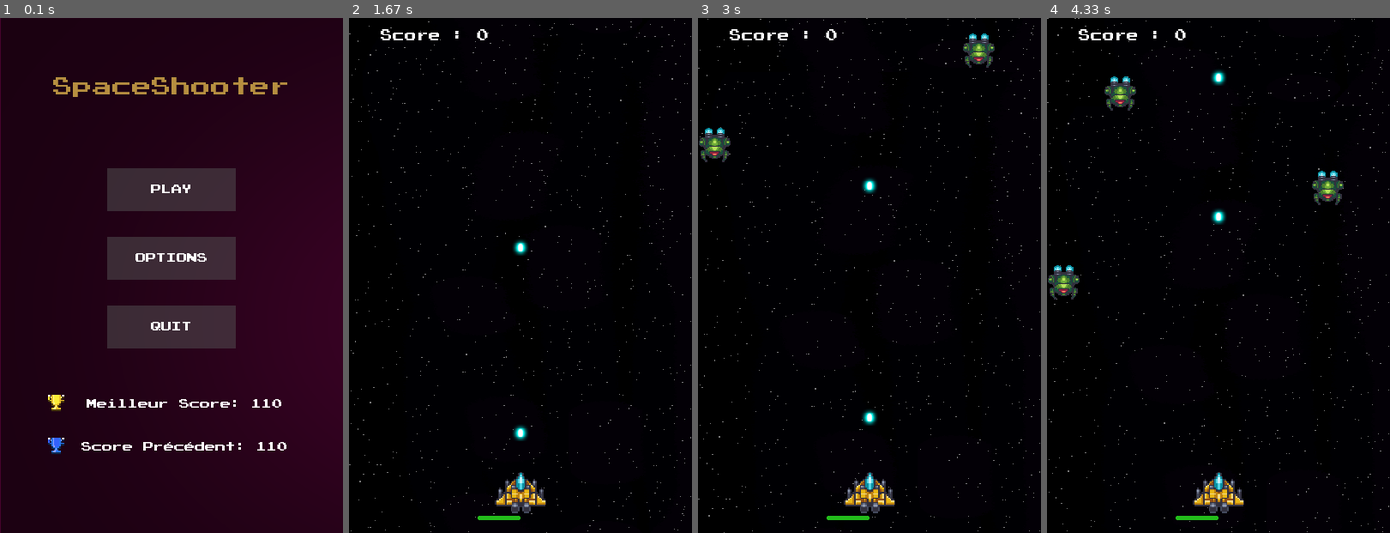
Above: before the commit, frames 1-4 (left to right).
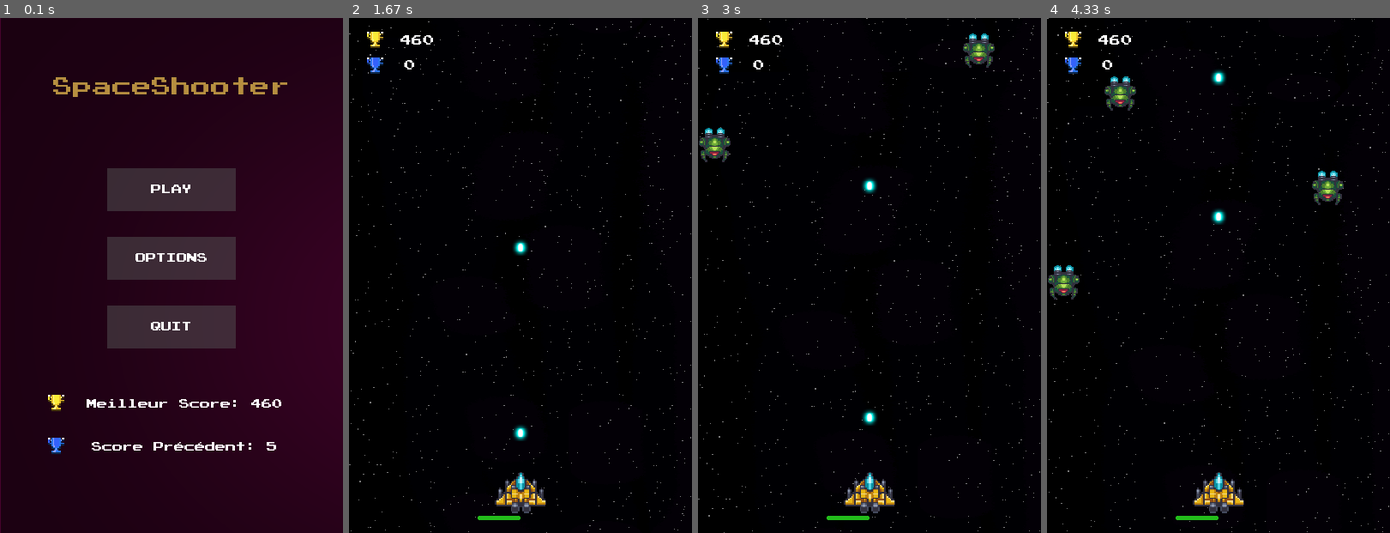
Above: after the commit, the same moments.

Repository: Fabien-crypto/SpaceShooter
Game: pygame game, started from main.py
Two runs of this game, one before a commit and one after it. Both use one fixed random seed, a clock stepped at 60 frames per second and the inputs below.
Inputs:
- Up to frame 1 (0.1 s): no input
- Up to frame 2 (1.67 s): click "PLAY" at 0.88 s; tap Space at 1.17, 1.57 s
- Up to frame 3 (3 s): tap Space at 1.87, 2.07, 2.37, 2.57, 2.87 s
- Up to frame 4 (4.33 s): tap Space at 3.13, 3.47, 3.77, 4.3 s

The runs differ from the first frame. In frame 1, 0.4% of the frame differs, in the area x 23-84%, y 74-84%; in frame 2, 0.5%, in the area x 5-41%, y 2-11%; in frame 3, 0.5%; in frame 4, 0.5%.

Commit message:
ajout score jeu

Diff:
--- a/main.py
+++ b/main.py
@@ -546,6 +546,12 @@
     #Chargement de notre jeu#
     game = Game()
 
+
+    best_score = pygame.image.load('assets/icon/best_score.png')
+    prec_score = pygame.image.load('assets/icon/prec_score.png')
+    bestscore_TEXT = get_font(13).render(saveread("bestscore"), True, "white" )
+    screen.blit(prec_score,(55,488))
+
     # Boucle jeu #
     running = True
     pygame.key.set_repeat()
@@ -577,9 +583,16 @@
             over_menu()
 
         #Affichage du score #
-        Score_TEXT = get_font(14).render(("Score : "+ str(game.player.score)), True, "white" )
-        Score_RECT = Score_TEXT.get_rect(center=(100, 20))
+        best_score = pygame.transform.scale(best_score,(20,20))
+        prec_score = pygame.transform.scale(prec_score,(20,20))
+        Score_TEXT = get_font(13).render((str(game.player.score)), True, "white" )
+        Score_RECT = Score_TEXT.get_rect(center=(70, 55))
+        bestscore_RECT = best_score.get_rect(center=(70, 30))
+
+        screen.blit(prec_score,(20,45))
+        screen.blit(best_score,(20,15))
         screen.blit(Score_TEXT, Score_RECT)
+        screen.blit(bestscore_TEXT, bestscore_RECT)
 
         #récupérer tout les projectiles du joueur #
         for projectile in game.player.all_projectiles :
--- a/scores.txt
+++ b/scores.txt
@@ -1,5 +1,5 @@
-110
-110
+460
+5
 0.25
 125
 0.35
